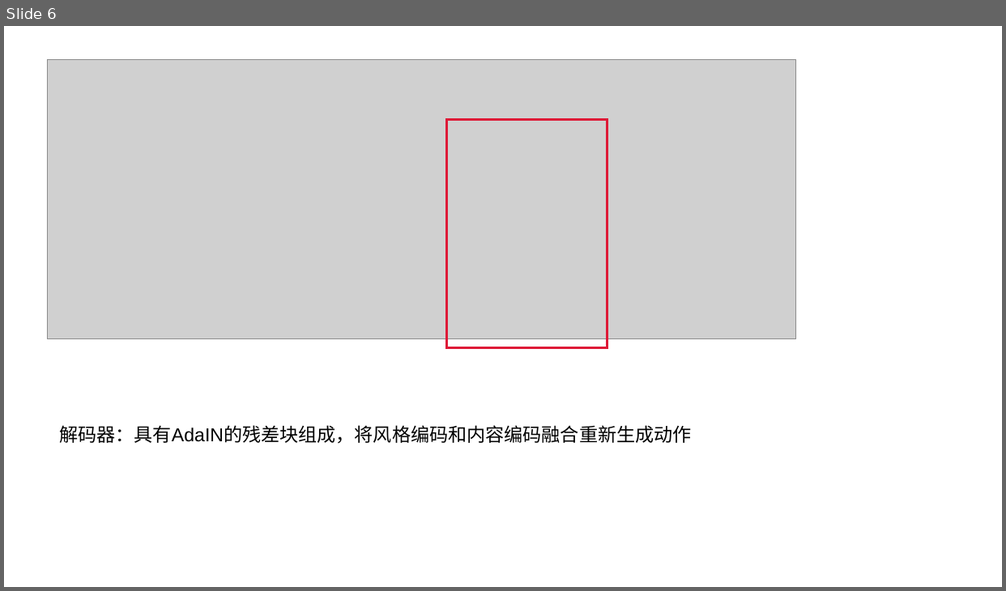
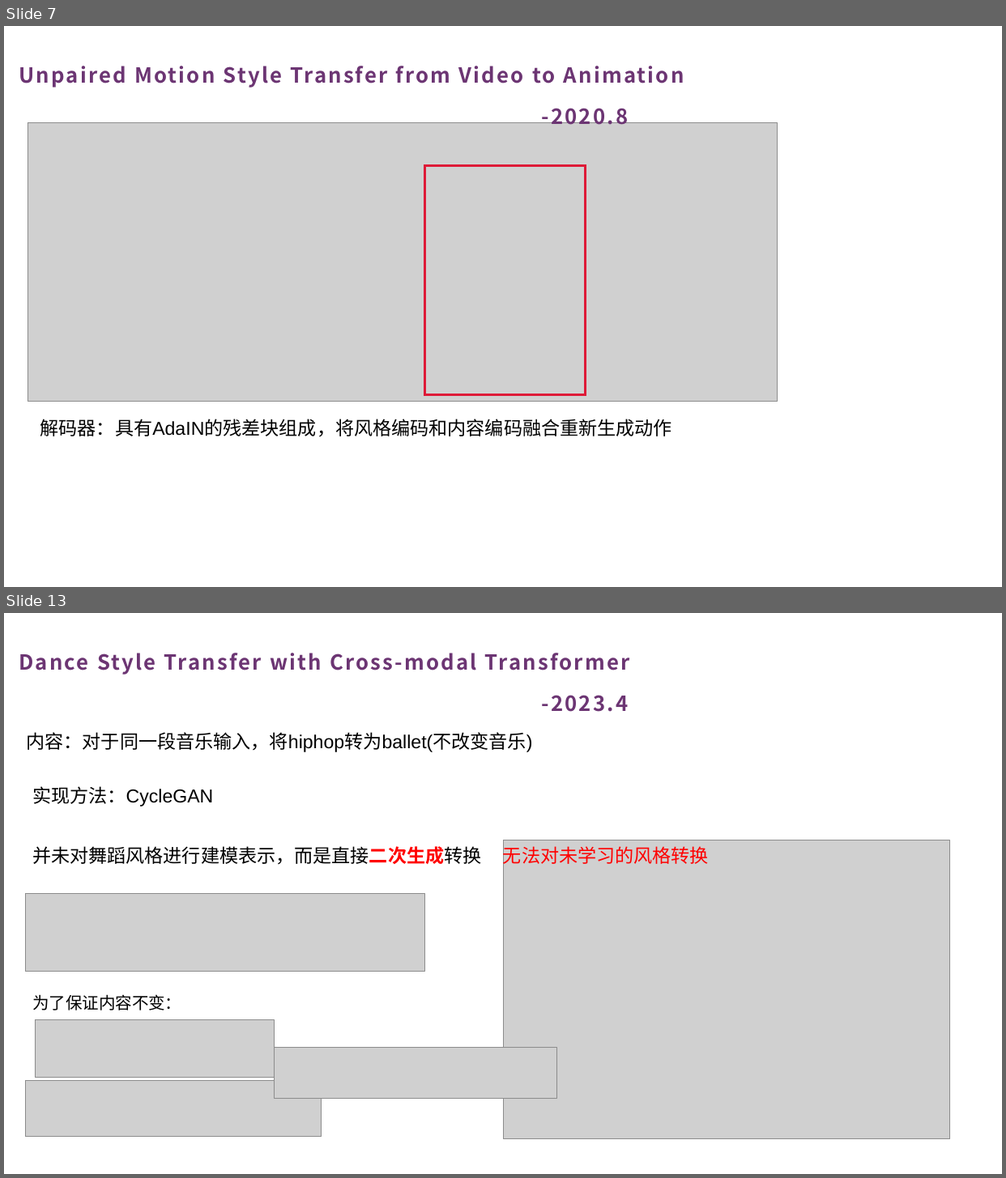
Before and after one commit to Ein-verlass/StyleTransferDatasets, a slide deck: 第一周汇报.pptx. Shown one above the other, each under a label of ours: slide 6 before the commit, slides 7 and 13 after it; the slides between them are not shown. The pictures are 1006x591 and 1006x1178 pixels, drawn with LibreOffice and Linux fonts; fonts in the diff are those of the drawing; grey boxes stand for pictures. Boxes give left, top, right and bottom in pixels: in the first picture for what was removed or moved away, otherwise in the second. Text is boxed around its words. In the diff, an @@ line names an element or a change of style, - is before the commit and + after.

```diff
--- a/第一周汇报.pptx
+++ b/第一周汇报.pptx
@@ slide 13 added at [4, 613, 1002, 1174], background #FFFFFF @@
@@ text added at [19, 653, 630, 675], 20 pt, text #6C3573, bold @@
+Dance Style Transfer with Cross-modal Transformer
@@ text added at [542, 695, 629, 712], 20 pt, text #6C3573, bold @@
+-2023.4
@@ text added at [27, 732, 533, 752], 18 pt, text #000000 @@
+内容：对于同一段音乐输入，将hiphop转为ballet(不改变音乐)
@@ text added at [32, 786, 213, 807], 18 pt, text #000000 @@
+实现方法：CycleGAN
@@ text added at [32, 846, 481, 865], 18 pt, text #000000 @@
+并未对舞蹈风格进行建模表示，而是直接二次生成转换
@@ picture added at [503, 841, 949, 1139] @@
@@ text added at [503, 844, 709, 867], 18 pt, text #FF0000 @@
+无法对未学习的风格转换
@@ picture added at [25, 894, 424, 972] @@
@@ text added at [32, 995, 181, 1011], 16 pt, text #000000 @@
+为了保证内容不变：
@@ picture added at [36, 1020, 275, 1077] @@
@@ picture added at [275, 1048, 557, 1099] @@
@@ picture added at [25, 1081, 322, 1137] @@
@@ what was slide 6 is now slide 7 @@
@@ slide 7 changed as well @@
@@ text added at [19, 66, 684, 88], 20 pt, text #6C3573, bold @@
+Unpaired Motion Style Transfer from Video to Animation
@@ picture: place and size @@
-picture at [48, 60, 797, 339]
+picture at [28, 122, 778, 402]
@@ text added at [542, 108, 629, 130], 20 pt, text #6C3573, bold @@
+-2020.8
@@ rectangle: place and size @@
-rectangle at [446, 120, 607, 348]
+rectangle at [424, 166, 585, 395]
@@ text "解码器：具有AdaIN的残差块组成，将风格编码和内容编码融合重新生成动作": place and size @@
-text "解码器：具有AdaIN的残差块组成，将风格编码和内容编码融合重新生成动作" at [59, 425, 691, 444]
+text "解码器：具有AdaIN的残差块组成，将风格编码和内容编码融合重新生成动作" at [40, 419, 672, 437]
```
Also in this commit, not shown: 4 other slides changed, 10 other slides added, 3 slides removed.
